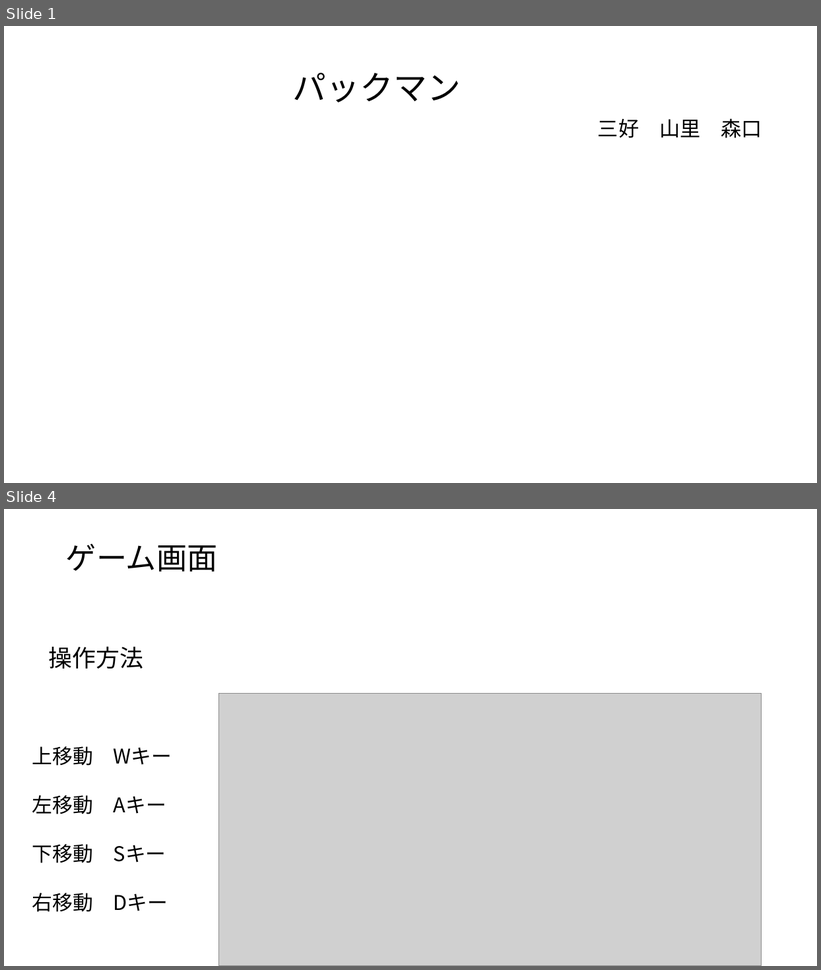
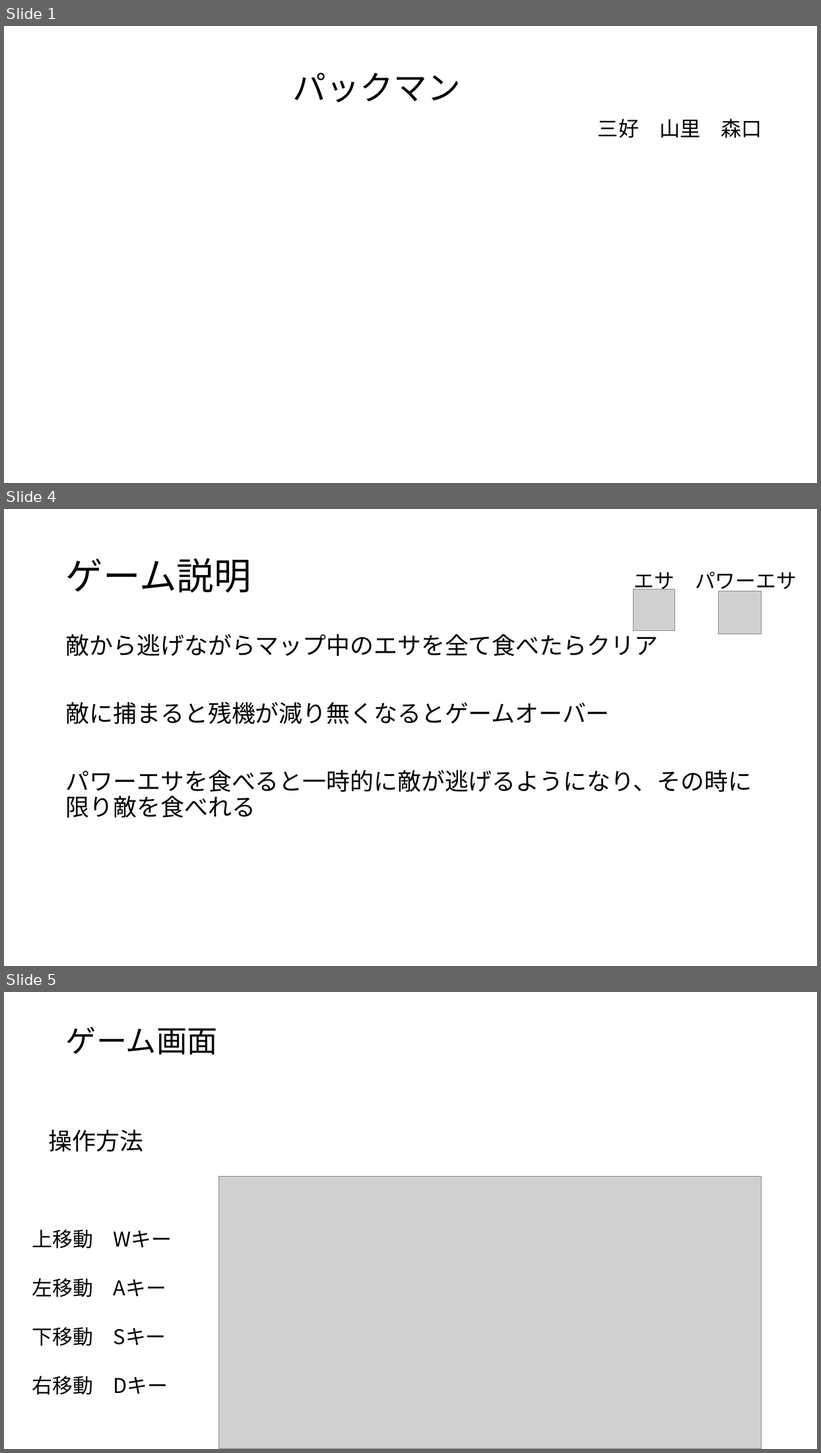
Before and after one commit to Yuito753/C, a slide deck: 企画書.pptx. Shown one above the other, each under a label of ours: slides 1 and 4 before the commit, slides 1, 4 and 5 after it; the slides between them are not shown. The pictures are 821x970 and 821x1453 pixels, drawn with LibreOffice and Linux fonts; fonts in the diff are those of the drawing; grey boxes stand for pictures. Boxes give left, top, right and bottom in pixels: in the first picture for what was removed or moved away, otherwise in the second. Text is boxed around its words. In the diff, an @@ line names an element or a change of style, - is before the commit and + after.

```diff
--- a/企画書.pptx
+++ b/企画書.pptx
@@ slide 4 added at [4, 509, 817, 966], background #FFFFFF @@
@@ title added at [66, 558, 252, 593], 44 pt, text #000000 @@
+ゲーム説明
@@ text added at [634, 572, 797, 594], 24 pt, text #000000 @@
+エサ パワーエサ
@@ picture added at [634, 589, 675, 630] @@
@@ picture added at [718, 591, 761, 634] @@
@@ text added at [66, 630, 752, 818], 28 pt, text #000000 @@
+敵から逃げながらマップ中のエサを全て食べたらクリア
+敵に捕まると残機が減り無くなるとゲームオーバー
+パワーエサを食べると一時的に敵が逃げるようになり、その時に限り敵を食べれる
@@ what was slide 4 is now slide 5 @@
```
Also in this commit, not shown: 2 slides changed, 10 other files.
